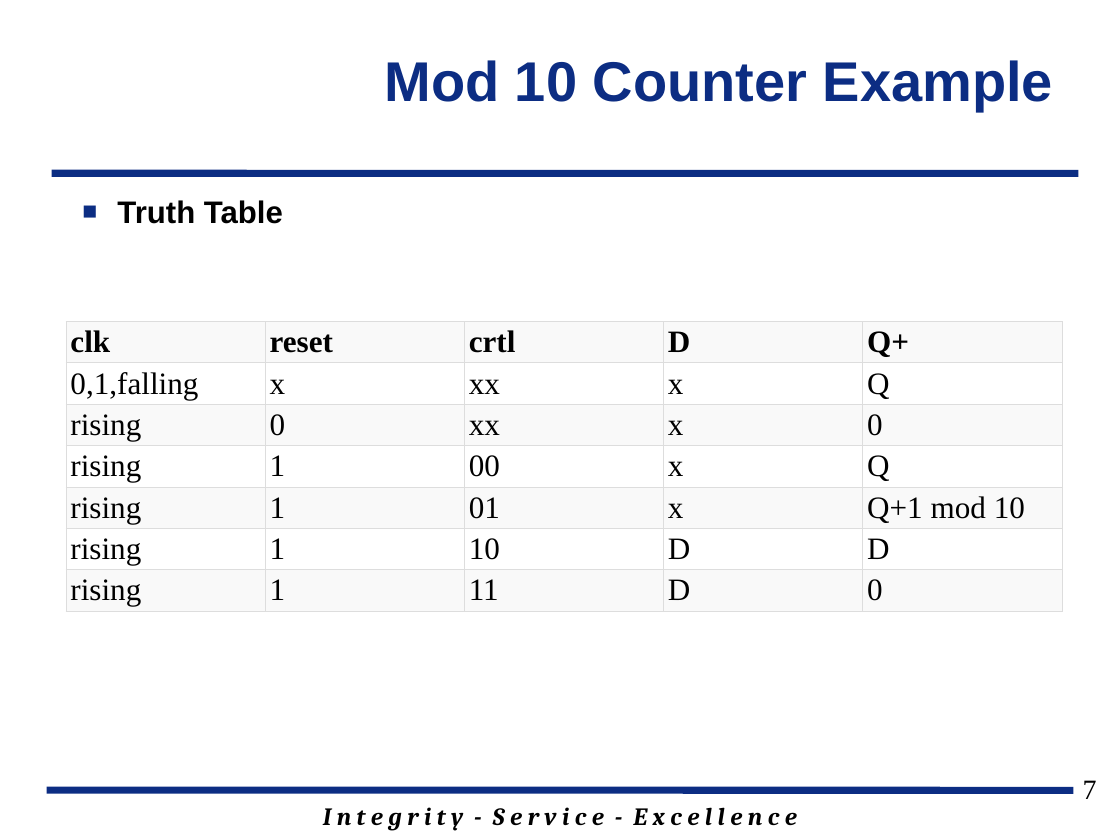
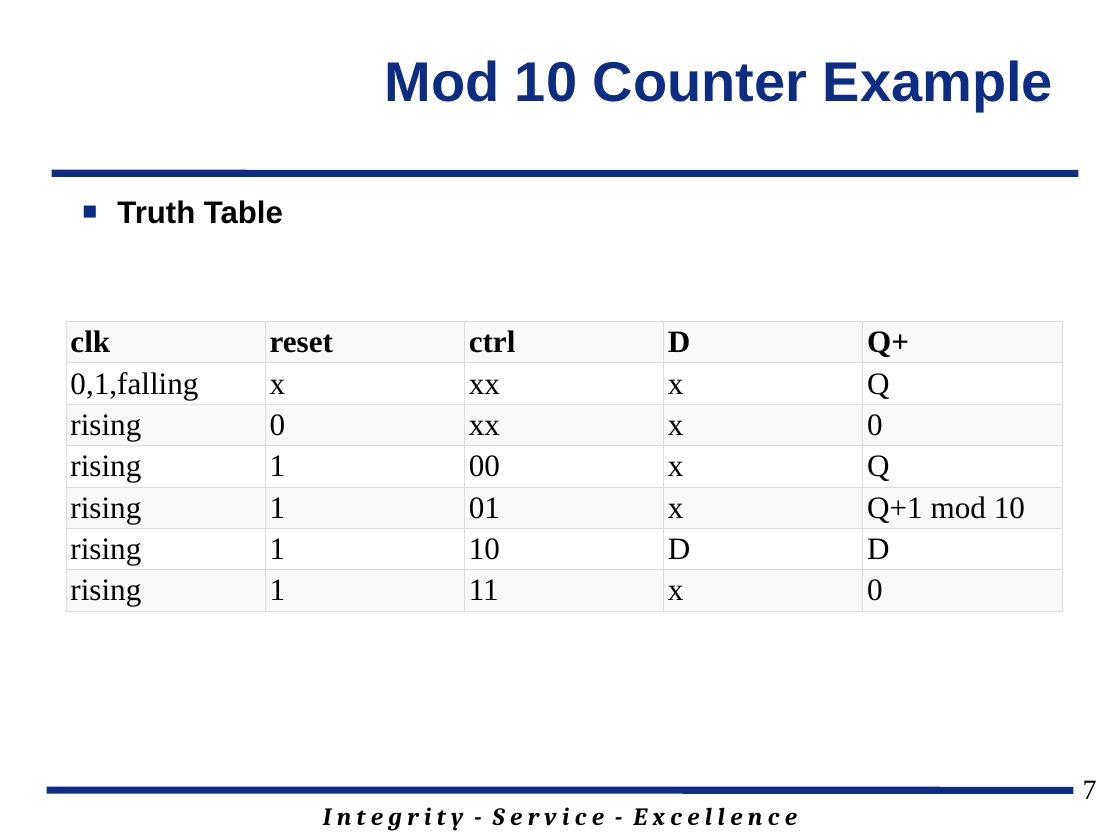
Before and after one commit to jfalkinburg/ECE383_web, a slide deck: slide 7 of lecture/slides/ECE_383_Lec4.pptx. Drawn at 1120x840 pixels with LibreOffice and Linux fonts; fonts in the diff are those of the drawing; background and template pictures are left out. Boxes give left, top, right and bottom in pixels: in the first picture for what was removed or moved away, otherwise in the second. Text is boxed around its words. In the diff, an @@ line names an element or a change of style, - is before the commit and + after.

```diff
--- a/lecture/slides/ECE_383_Lec4.pptx
+++ b/lecture/slides/ECE_383_Lec4.pptx
@@ table at bbox=[66, 321, 1063, 631] @@
-row 1, column 3: crtl
+row 1, column 3: ctrl
-row 7, column 4: D
+row 7, column 4: x
```
Also in this commit, not shown: 6 other slides changed, 4 slides added, 1 slide removed, 3 other files.
